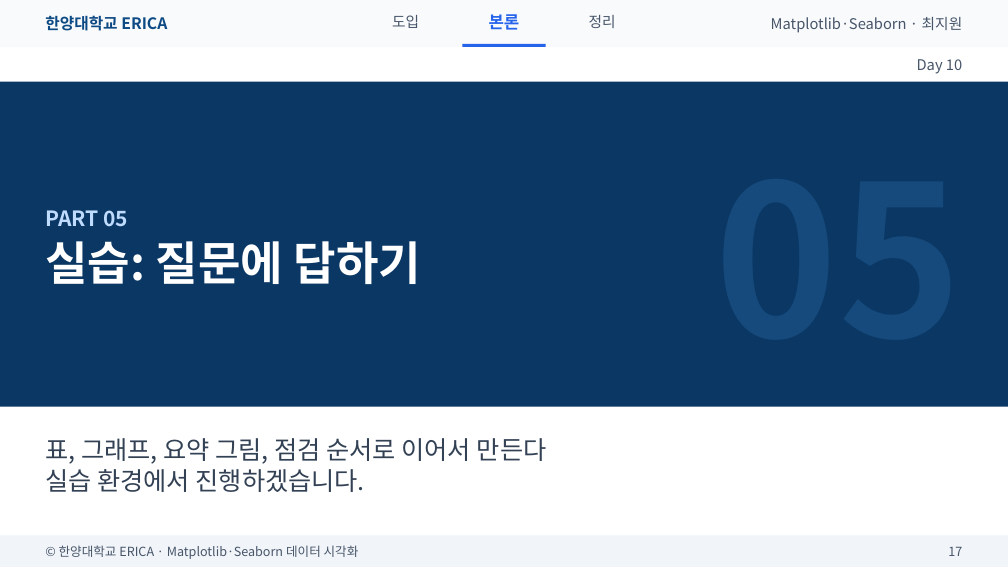
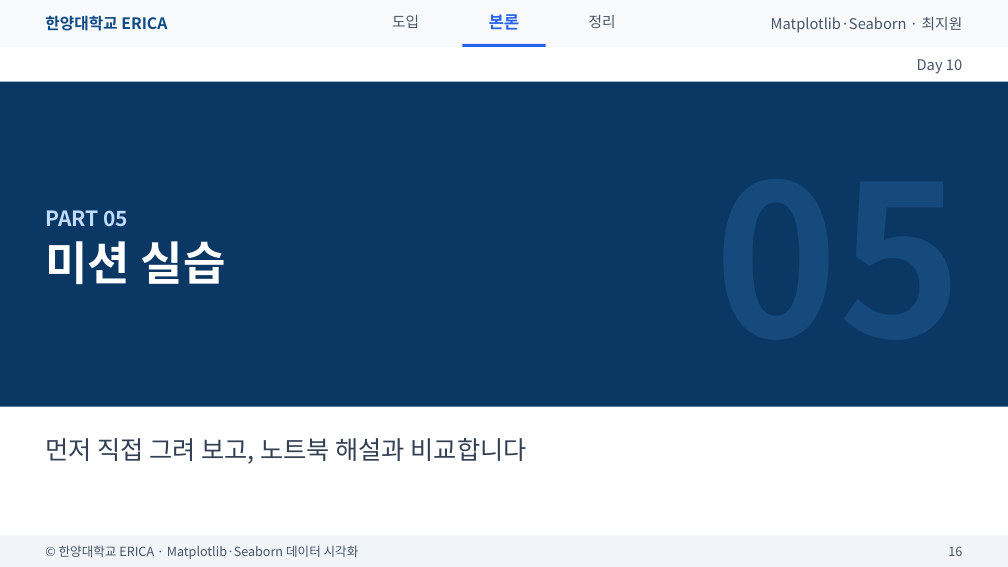
Before and after one commit to wonguwon/generate_lesson, a slide deck: slide 15 of materials/matplotlib-seaborn/ppt/Day10/Day10_미니프로젝트.pptx (slide 17 before the commit). Drawn at 1008x567 pixels with LibreOffice and Linux fonts; fonts in the diff are those of the drawing. Boxes give left, top, right and bottom in pixels: in the first picture for what was removed or moved away, otherwise in the second. Text is boxed around its words. In the diff, an @@ line names an element or a change of style, - is before the commit and + after.

```diff
--- a/materials/matplotlib-seaborn/ppt/Day10/Day10_미니프로젝트.pptx
+++ b/materials/matplotlib-seaborn/ppt/Day10/Day10_미니프로젝트.pptx
@@ title at (45, 241, 226, 284): text changed @@
-실습: 질문에 답하기
+미션 실습
@@ text at (45, 438, 527, 464): text changed @@
-표, 그래프, 요약 그림, 점검 순서로 이어서 만든다
-실습 환경에서 진행하겠습니다.
+먼저 직접 그려 보고, 노트북 해설과 비교합니다
@@ text at (948, 546, 962, 556): text changed @@
-17
+16
```
Also in this commit, not shown: 13 other slides changed, 1 slide added, 4 slides removed, 3 other files.
